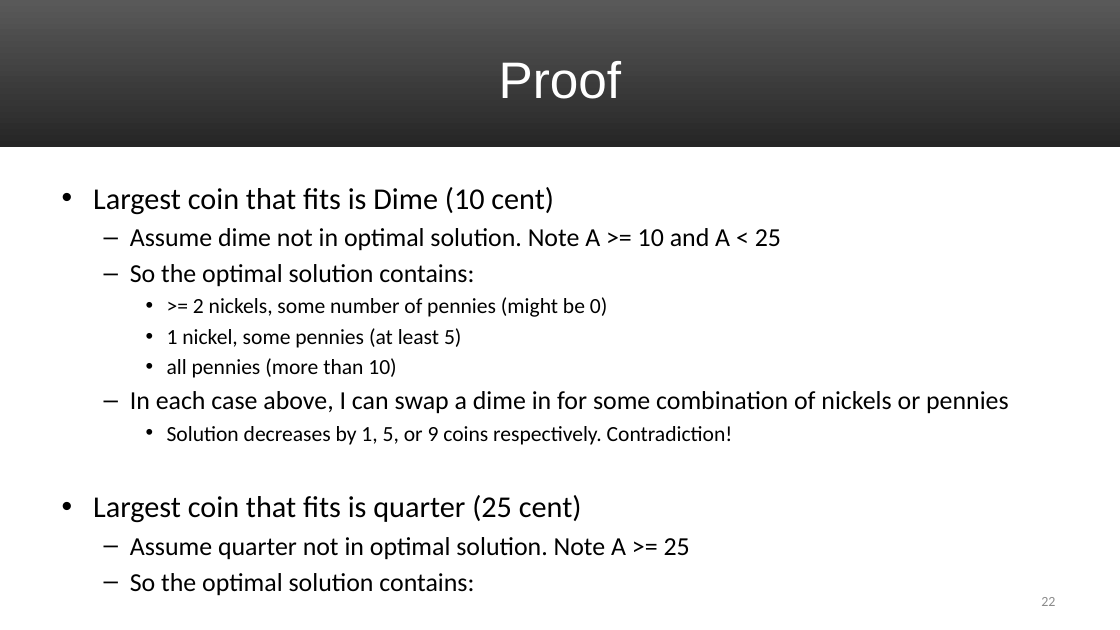
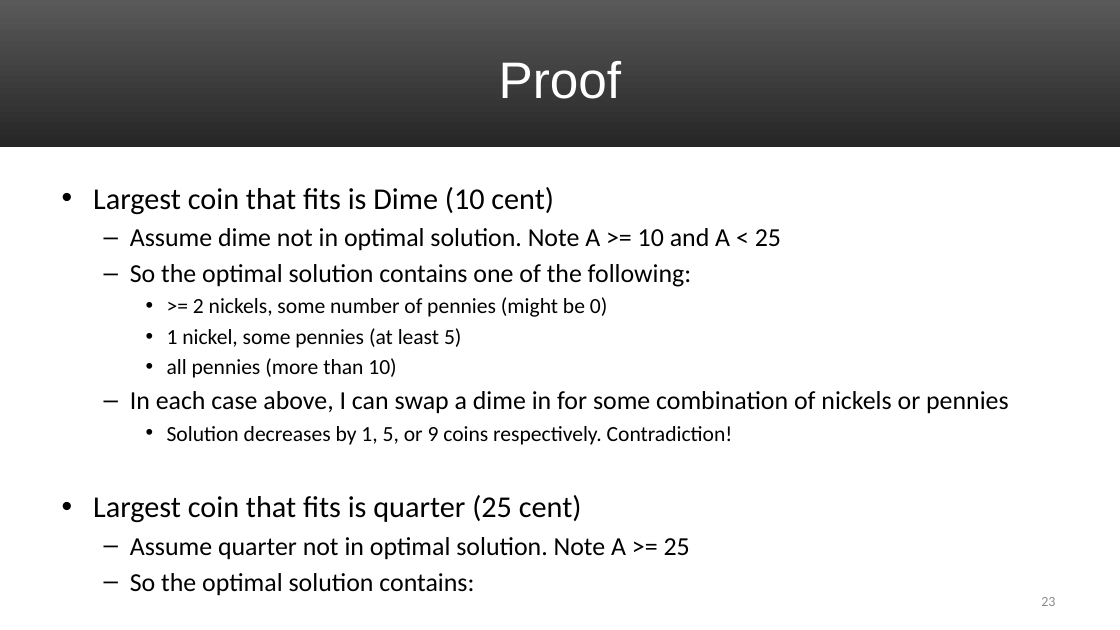
Before and after one commit to markfloryan/dsa2, a slide deck: slide 23 of slides/04-GreedyIntroChange.pptx (slide 22 before the commit). Drawn at 1120x630 pixels with LibreOffice and Linux fonts; fonts in the diff are those of the drawing. Boxes give left, top, right and bottom in pixels: in the first picture for what was removed or moved away, otherwise in the second. Text is boxed around its words. In the diff, an @@ line names an element or a change of style, - is before the commit and + after.

```diff
--- a/slides/04-GreedyIntroChange.pptx
+++ b/slides/04-GreedyIntroChange.pptx
@@ text at (130,264,692,287): text changed @@
-  – So the optimal solution contains:
+  – So the optimal solution contains one of the following:
```
Also in this commit, not shown: 3 other slides changed, 2 slides added, 1 slide removed, 2 other files.
